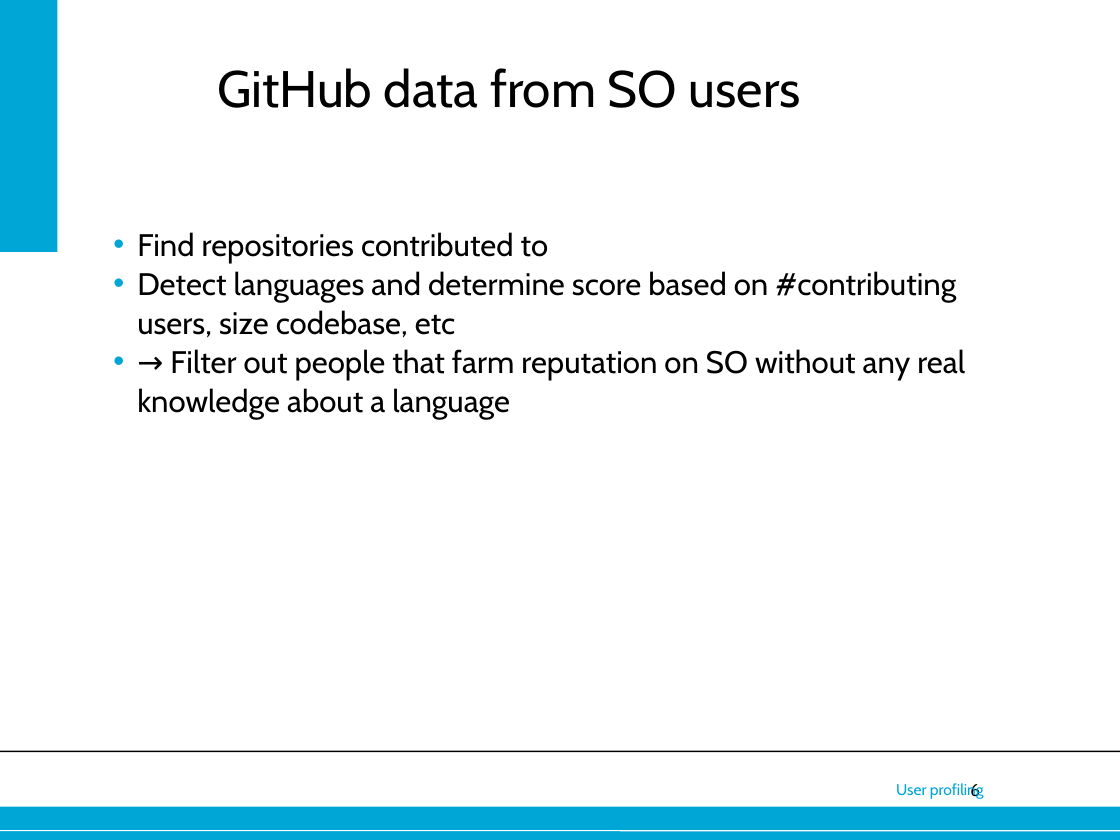
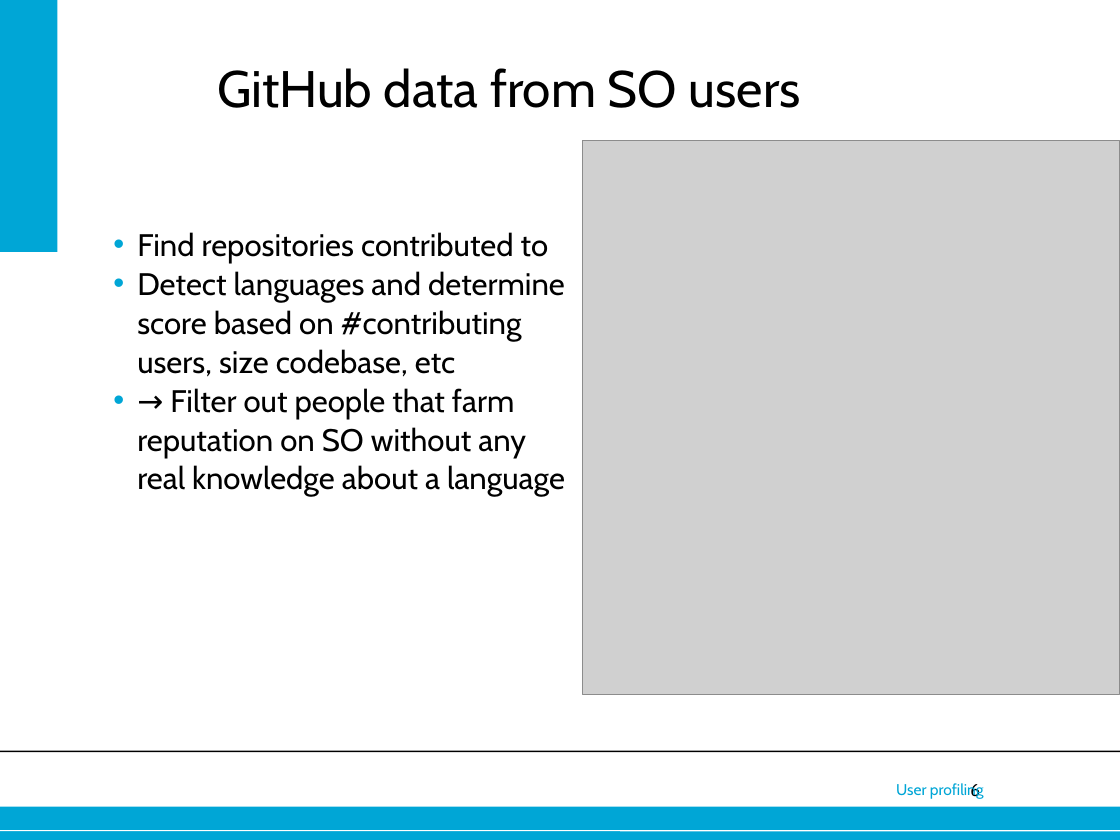
Before and after one commit to joostverdoorn/IN4334, a slide deck: slide 6 of assignment3/msr_pres2.odp. Drawn at 1120x840 pixels with LibreOffice and Linux fonts; fonts in the diff are those of the drawing; grey boxes stand for pictures; background and template pictures are left out. Boxes give left, top, right and bottom in pixels: in the first picture for what was removed or moved away, otherwise in the second. Text is boxed around its words. In the diff, an @@ line names an element or a change of style, - is before the commit and + after.

Commit message:
google+ data

```diff
--- a/assignment3/msr_pres2.odp
+++ b/assignment3/msr_pres2.odp
@@ picture added at [582,140,1120,694] @@
@@ text "Find repositories contributed to" rewrapped from [137,232,965,419] to [137,232,565,497] @@
```
